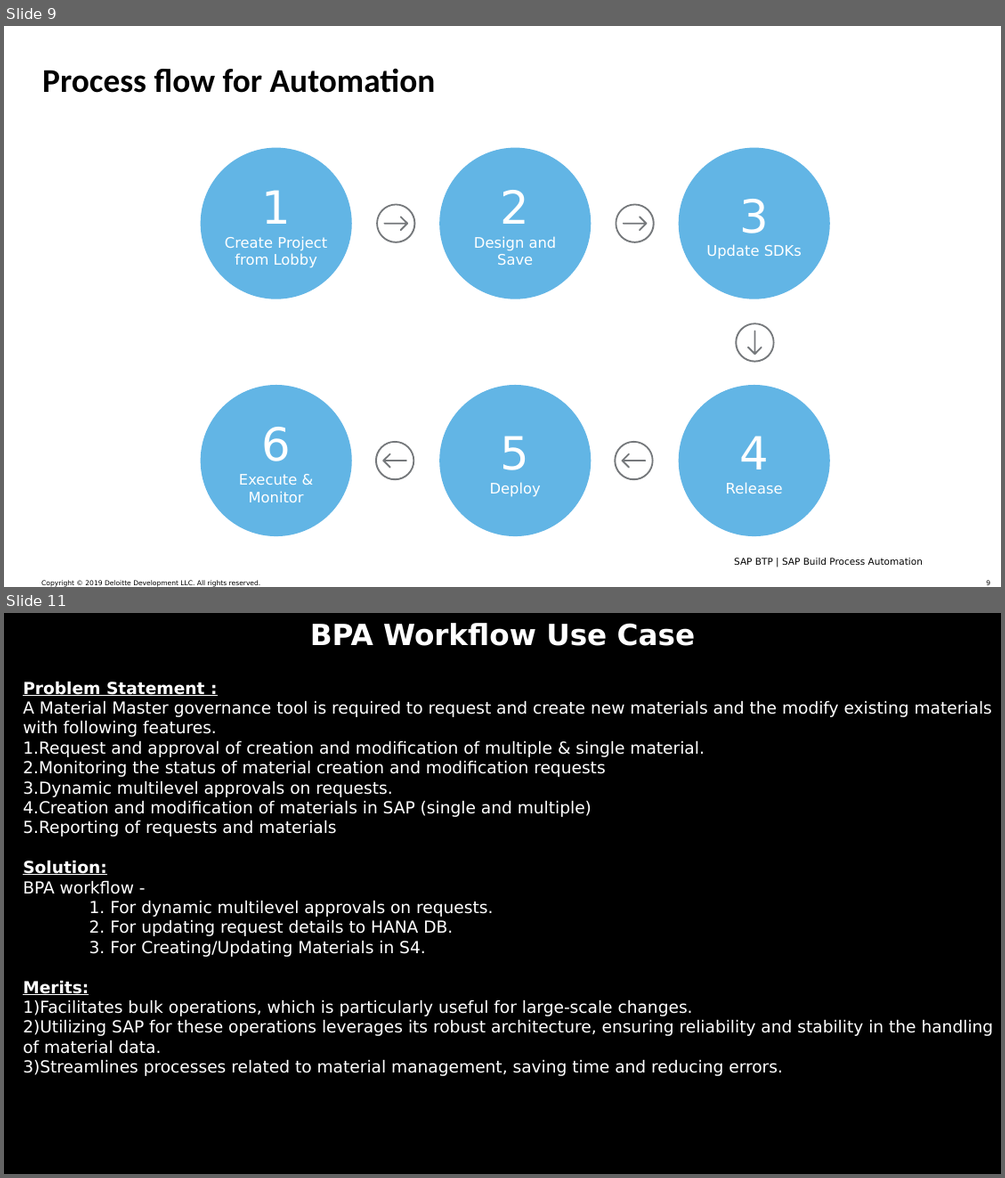
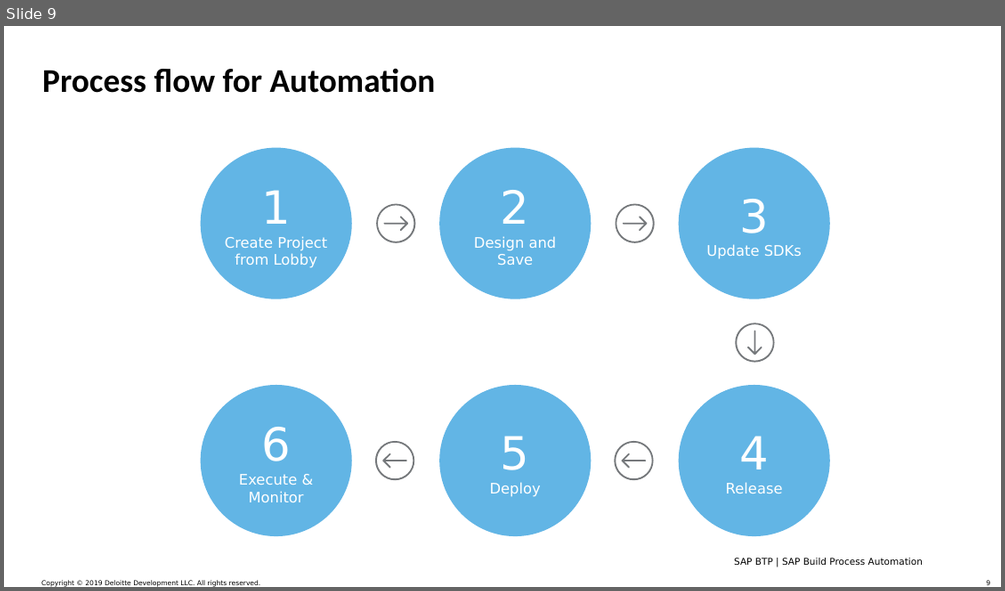
Before and after one commit to kumaranuj1989/Upload, a slide deck: SAP Build Process Automation Day 2.pptx. Shown one above the other, each under a label of ours: slides 9 and 11 before the commit, slide 9 after it; the slides between them are not shown. The pictures are 1005x1178 and 1005x591 pixels, drawn with LibreOffice and Linux fonts; fonts in the diff are those of the drawing. Boxes give left, top, right and bottom in pixels: in the first picture for what was removed or moved away, otherwise in the second. Text is boxed around its words. In the diff, an @@ line names an element or a change of style, - is before the commit and + after.

```diff
--- a/SAP Build Process Automation Day 2.pptx
+++ b/SAP Build Process Automation Day 2.pptx
@@ slide 11 removed at [4, 613, 1001, 1174], background #000000 @@
@@ text removed at [310, 623, 696, 646] @@
-BPA Workflow Use Case
@@ text removed at [23, 681, 994, 1076] @@
-Problem Statement :
-A Material Master governance tool is required to request and create new materials and the modify existing materials with following features.
-1.Request and approval of creation and modification of multiple & single material.
-2.Monitoring the status of material creation and modification requests
-3.Dynamic multilevel approvals on requests.
-4.Creation and modification of materials in SAP (single and multiple)
-5.Reporting of requests and materials
-Solution:
-BPA workflow -
-1. For dynamic multilevel approvals on requests.
-2. For updating request details to HANA DB.
-3. For Creating/Updating Materials in S4.
-Merits:
-1)Facilitates bulk operations, which is particularly useful for large-scale changes.
-2)Utilizing SAP for these operations leverages its robust architecture, ensuring reliability and stability in the handling of material data.
-3)Streamlines processes related to material management, saving time and reducing errors.
```
Also in this commit, not shown: 1 slide changed, 1 other slide removed, 8 other files.
